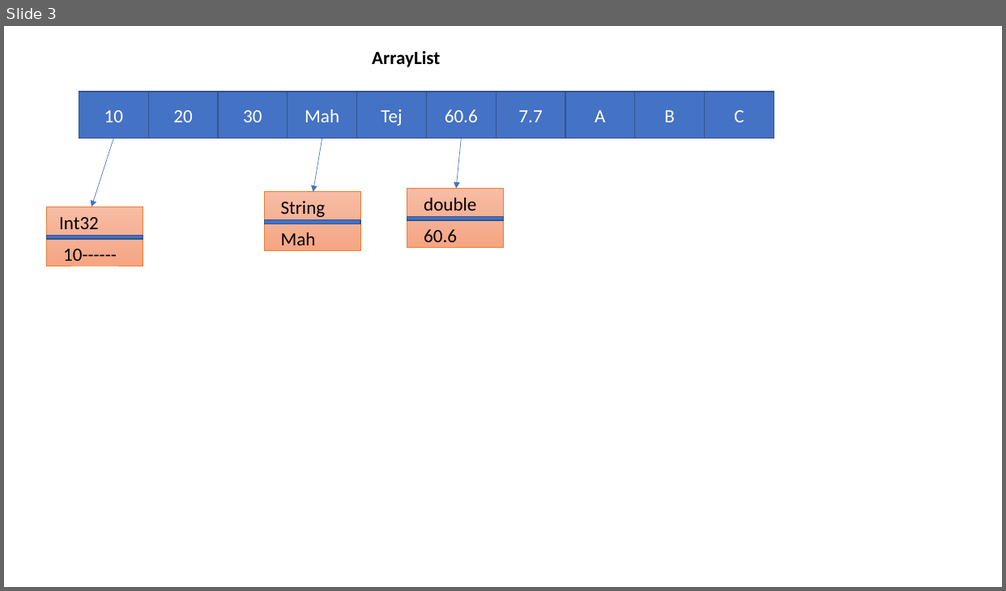
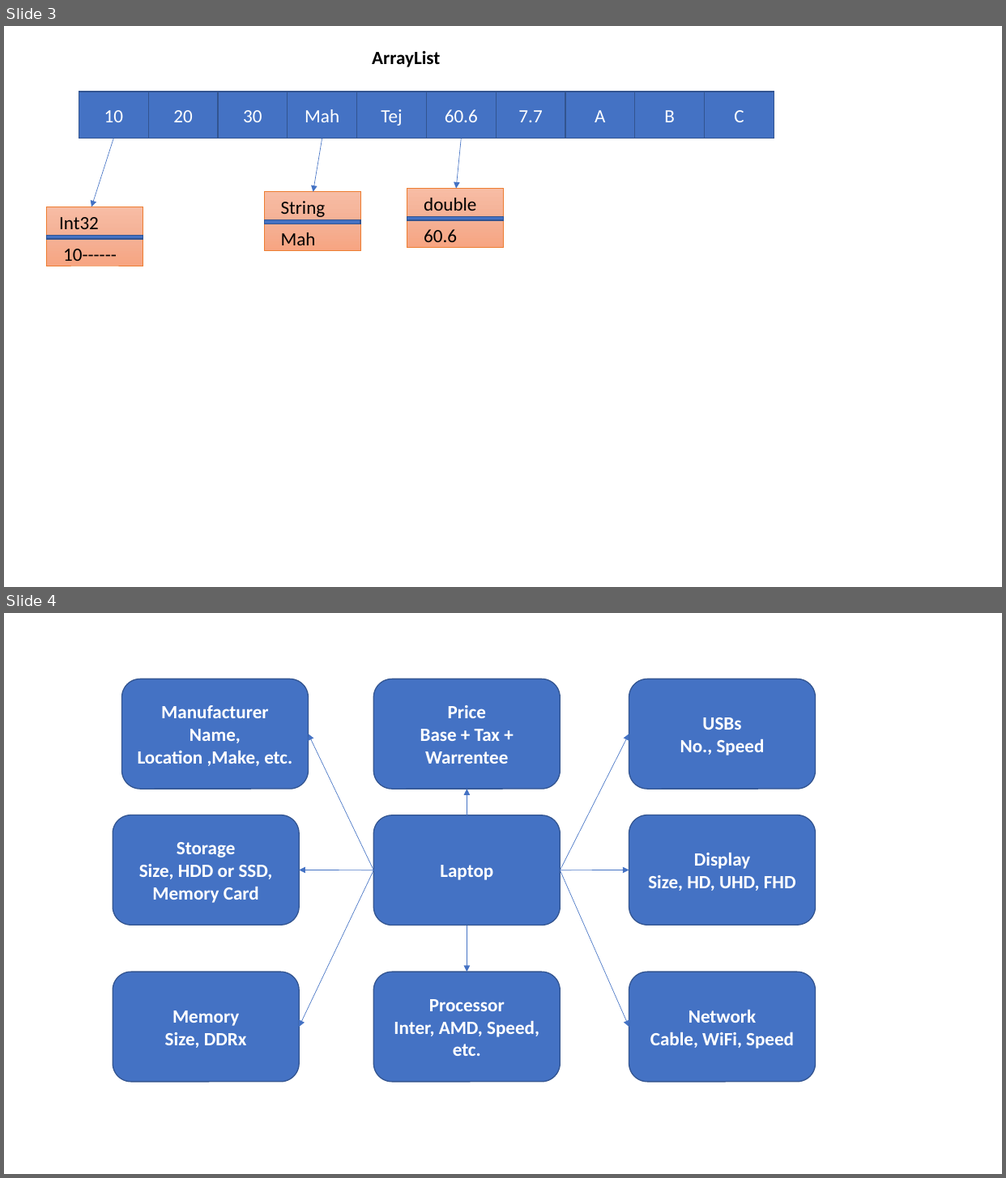
Before and after one commit to maheshsabnis/NetFrwk_Projects, a slide deck: Training-Images.pptx. Shown one above the other, each under a label of ours: slide 3 before the commit, slides 3 and 4 after it. The pictures are 1006x591 and 1006x1178 pixels, drawn with LibreOffice and Linux fonts; fonts in the diff are those of the drawing. Boxes give left, top, right and bottom in pixels: in the first picture for what was removed or moved away, otherwise in the second. Text is boxed around its words. In the diff, an @@ line names an element or a change of style, - is before the commit and + after.

```diff
--- a/Training-Images.pptx
+++ b/Training-Images.pptx
@@ slide 4 added at (4,613,1002,1174), background #FFFFFF @@
@@ rounded rectangle added at (121,679,308,789), fill #4472C4, outline #325491 1 pt, 18 pt, text #FFFFFF, bold @@
+Manufacturer
+Name, Location ,Make, etc.
@@ rounded rectangle added at (374,679,560,789), fill #4472C4, outline #325491 1 pt, 18 pt, text #FFFFFF, bold @@
+Price
+Base + Tax + Warrentee
@@ rounded rectangle added at (629,679,816,789), fill #4472C4, outline #325491 1 pt, 18 pt, text #FFFFFF, bold @@
+USBs
+No., Speed
@@ arrow added from (374, 871) to (308, 735), #4472C4 0.5 pt @@
@@ arrow added from (560, 871) to (629, 735), #4472C4 0.5 pt @@
@@ arrow added from (467, 815) to (467, 789), #4472C4 0.5 pt @@
@@ rounded rectangle added at (113,815,299,925), fill #4472C4, outline #325491 1 pt, 18 pt, text #FFFFFF, bold @@
+Storage
+Size, HDD or SSD, Memory Card
@@ rounded rectangle added at (374,815,560,925), fill #4472C4, outline #325491 1 pt, 18 pt, text #FFFFFF, bold @@
+Laptop
@@ rounded rectangle added at (629,815,816,925), fill #4472C4, outline #325491 1 pt, 18 pt, text #FFFFFF, bold @@
+Display
+Size, HD, UHD, FHD
@@ arrow added from (374, 871) to (299, 871), #4472C4 0.5 pt @@
@@ arrow added from (374, 871) to (299, 1027), #4472C4 0.5 pt @@
@@ arrow added from (560, 871) to (629, 871), #4472C4 0.5 pt @@
@@ arrow added from (560, 871) to (629, 1027), #4472C4 0.5 pt @@
@@ arrow added from (467, 925) to (467, 973), #4472C4 0.5 pt @@
@@ rounded rectangle added at (113,973,299,1082), fill #4472C4, outline #325491 1 pt, 18 pt, text #FFFFFF, bold @@
+Memory
+Size, DDRx
@@ rounded rectangle added at (374,973,560,1082), fill #4472C4, outline #325491 1 pt, 18 pt, text #FFFFFF, bold @@
+Processor
+Inter, AMD, Speed, etc.
@@ rounded rectangle added at (629,973,816,1082), fill #4472C4, outline #325491 1 pt, 18 pt, text #FFFFFF, bold @@
+Network
+Cable, WiFi, Speed
```
Also in this commit, not shown: 1 other slide added.
